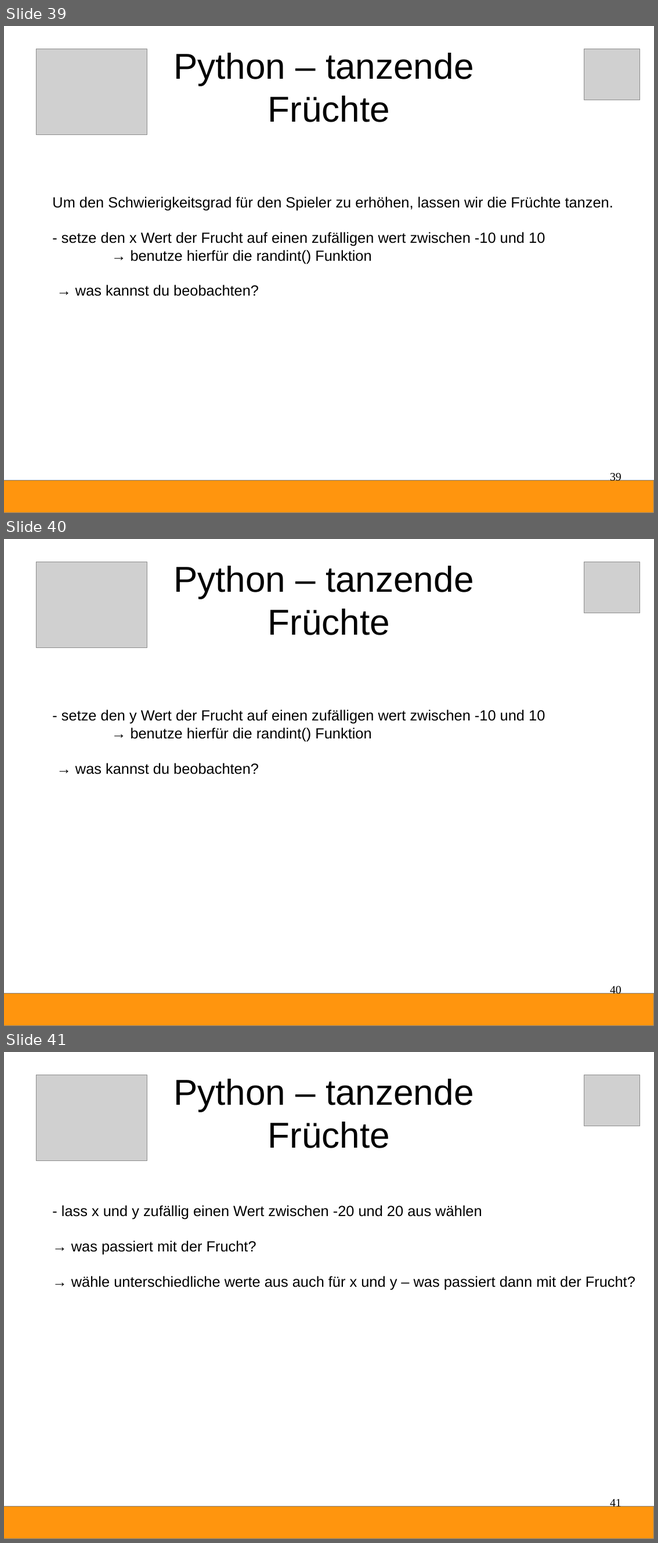
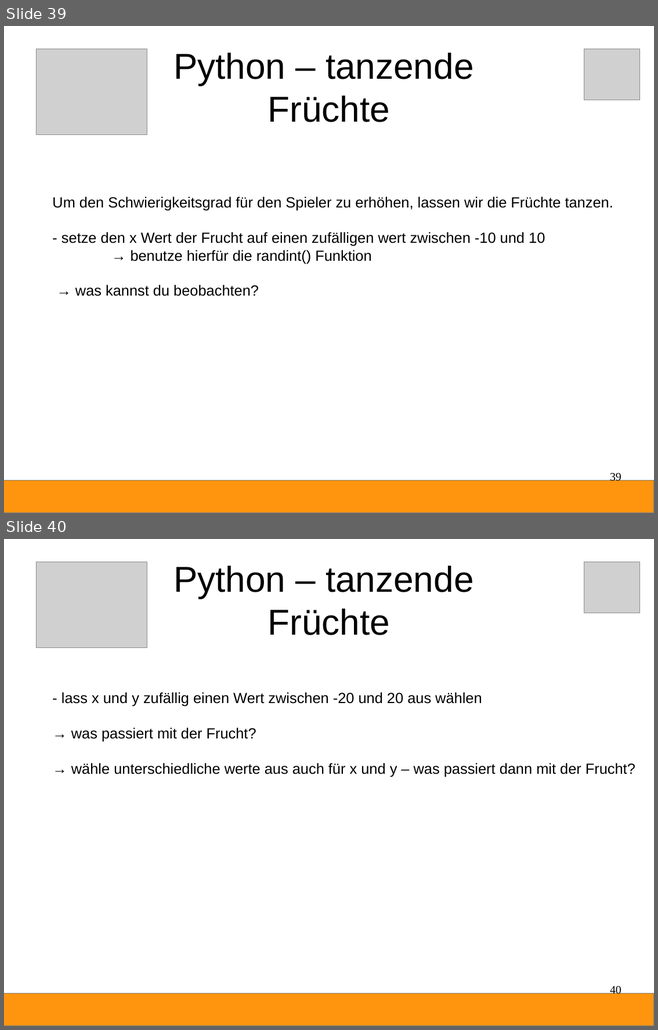
Before and after one commit to Devoxx4KidsDE/python-games, a slide deck: fruchthuhn/Python-Anleitung.odp. Shown one above the other, each under a label of ours: slides 39, 40 and 41 before the commit, slides 39 and 40 after it. The pictures are 658x1543 and 658x1030 pixels, drawn with LibreOffice and Linux fonts; fonts in the diff are those of the drawing; grey boxes stand for pictures. Boxes give left, top, right and bottom in pixels: in the first picture for what was removed or moved away, otherwise in the second. Text is boxed around its words. In the diff, an @@ line names an element or a change of style, - is before the commit and + after.

```diff
--- a/fruchthuhn/Python-Anleitung.odp
+++ b/fruchthuhn/Python-Anleitung.odp
@@ slide 40 removed at [4, 539, 654, 1026], background #FFFFFF @@
@@ picture removed at [36, 562, 147, 648] @@
@@ title removed at [173, 566, 473, 635] @@
-Python – tanzende
-Früchte
@@ picture removed at [584, 562, 640, 613] @@
@@ text removed at [61, 710, 545, 774] @@
-- setze den y Wert der Frucht auf einen zufälligen wert zwischen -10 und 10
-→ benutze hierfür die randint() Funktion
-→ was kannst du beobachten?
@@ page number removed at [610, 985, 621, 997] @@
-40
@@ rectangle removed at [4, 994, 654, 1026] @@
@@ what was slide 41 is now slide 40 @@
@@ page number at [610, 985, 621, 997]: text changed @@
-41
+40
```
Also in this commit, not shown: 2 slides changed, 1 slide added, 1 other slide removed, 1 other file.
